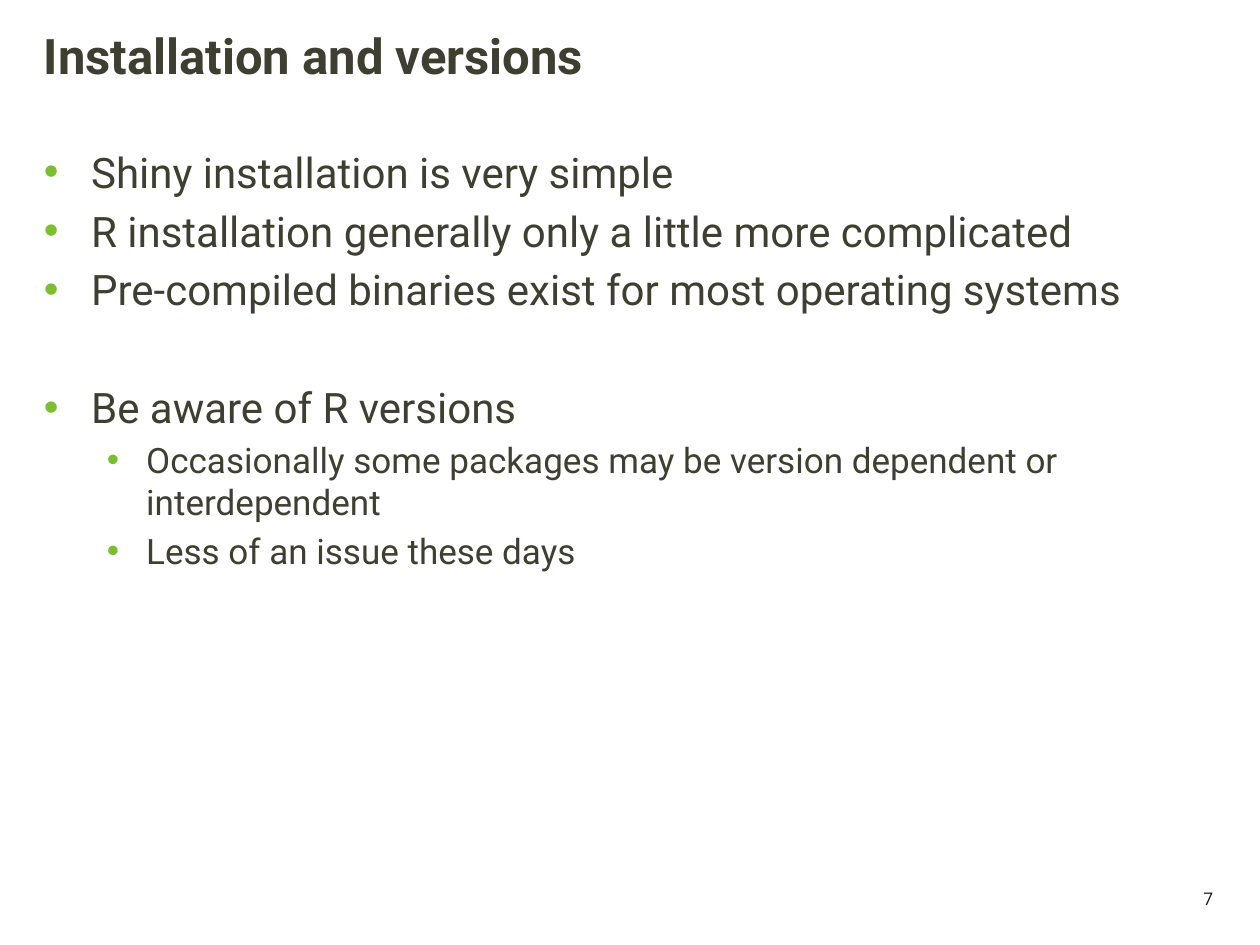
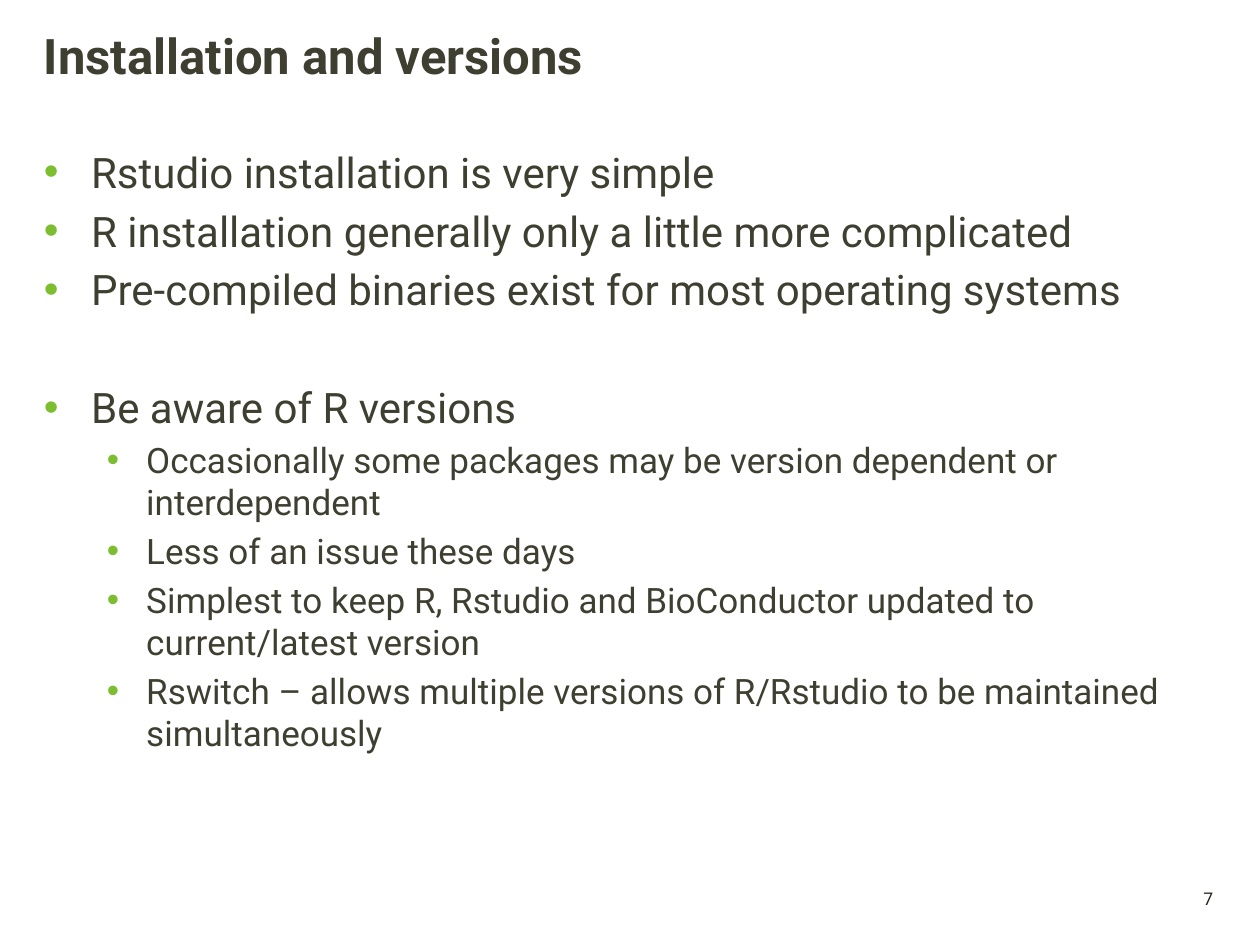
Before and after one commit to griffithlab/gen-viz-lectures, a slide deck: slide 7 of GenViz_Module2_Lecture.pptx. Drawn at 1260x945 pixels with LibreOffice and Linux fonts; fonts in the diff are those of the drawing; background and template pictures are left out. Boxes give left, top, right and bottom in pixels: in the first picture for what was removed or moved away, otherwise in the second. Text is boxed around its words. In the diff, an @@ line names an element or a change of style, - is before the commit and + after.

```diff
--- a/GenViz_Module2_Lecture.pptx
+++ b/GenViz_Module2_Lecture.pptx
@@ text at <box>91,156,715,197</box>: text changed @@
-• Shiny installation is very simple
+• Rstudio installation is very simple
@@ text at <box>146,586,1158,754</box>: paragraphs added @@
+  • Simplest to keep R, Rstudio and BioConductor updated to current/latest version
+  • Rswitch – allows multiple versions of R/Rstudio to be maintained simultaneously
```
Also in this commit, not shown: 8 other slides changed, 9 slides added, 11 slides removed, 2 other files.
